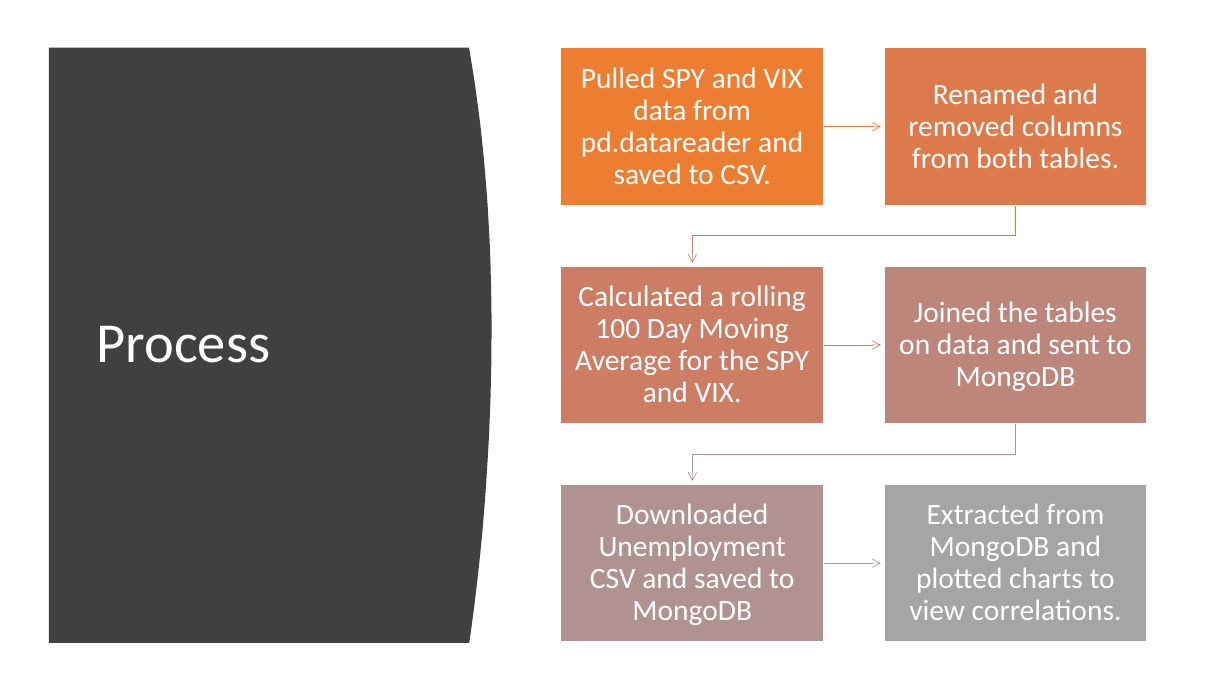
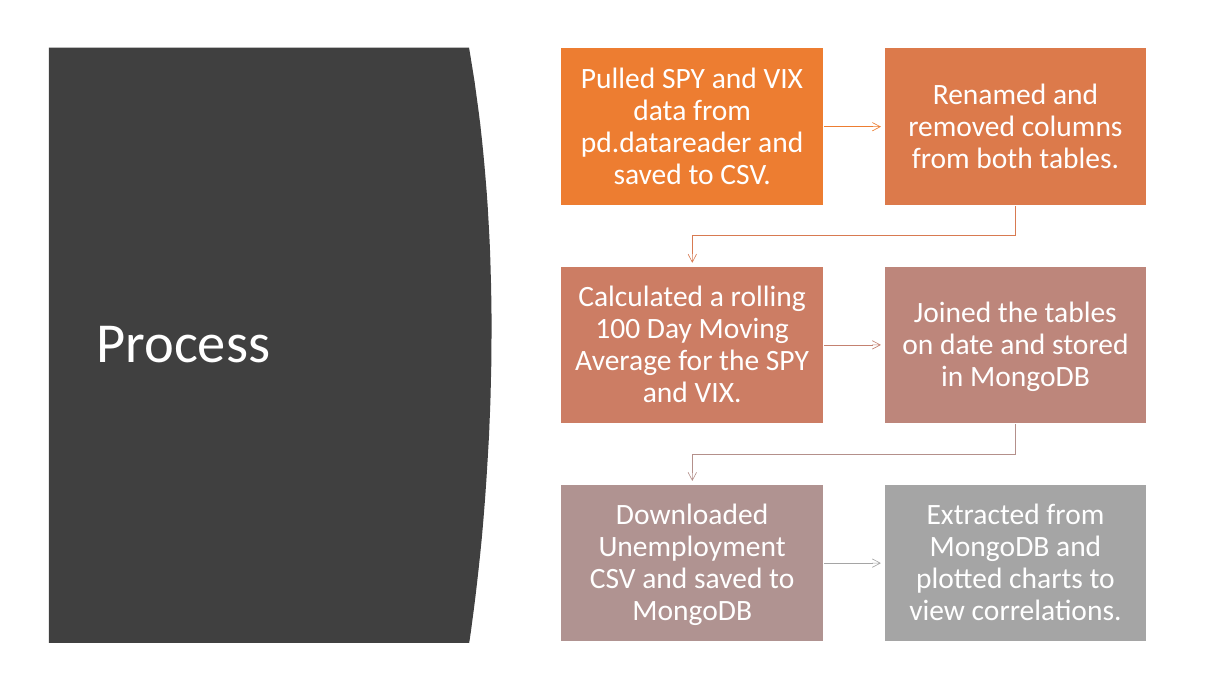
Before and after one commit to Matlickp/SP500-vs-Unemployment-Rate, a slide deck: slide 5 of ETL_Presentation.pptx. Drawn at 1232x693 pixels with LibreOffice and Linux fonts; fonts in the diff are those of the drawing. Boxes give left, top, right and bottom in pixels: in the first picture for what was removed or moved away, otherwise in the second. Text is boxed around its words. In the diff, an @@ line names an element or a change of style, - is before the commit and + after.

Commit message:
final edits to presentation

```diff
--- a/ETL_Presentation.pptx
+++ b/ETL_Presentation.pptx
@@ text at box(902, 301, 1128, 391): text changed @@
-Joined the tables on data and sent to MongoDB
+Joined the tables on date and stored in MongoDB
```
Also in this commit, not shown: 2 other slides changed, 1 slide added, 1 slide removed, 7 other files.
